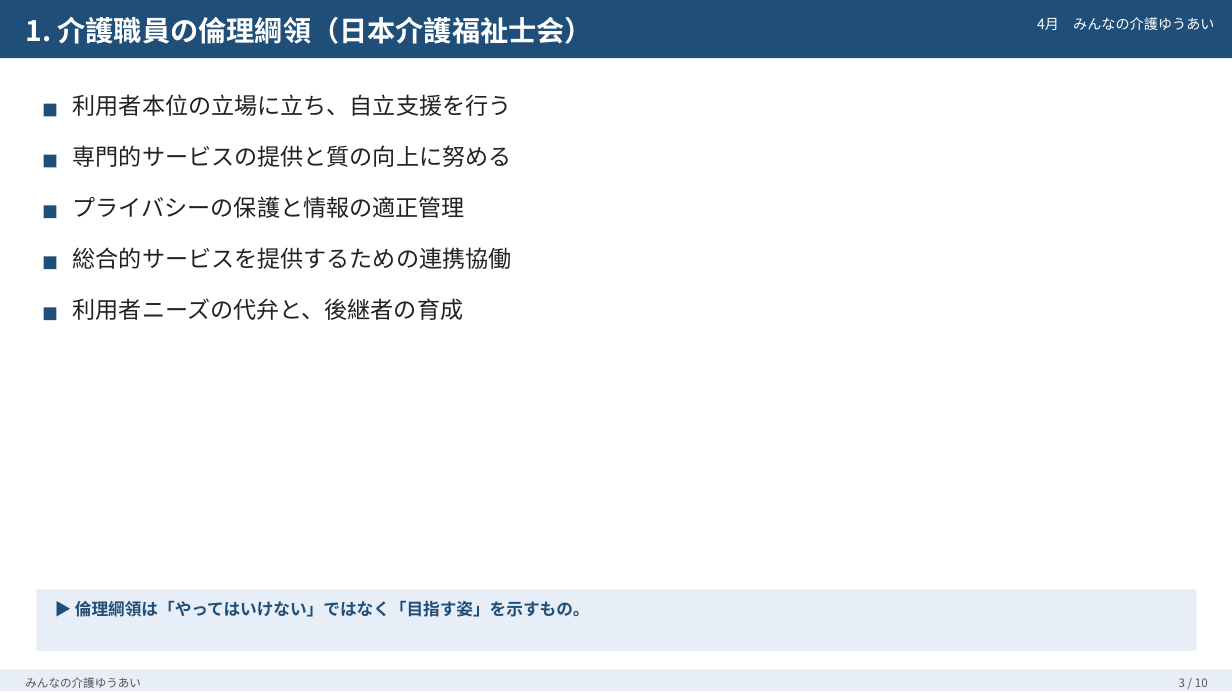
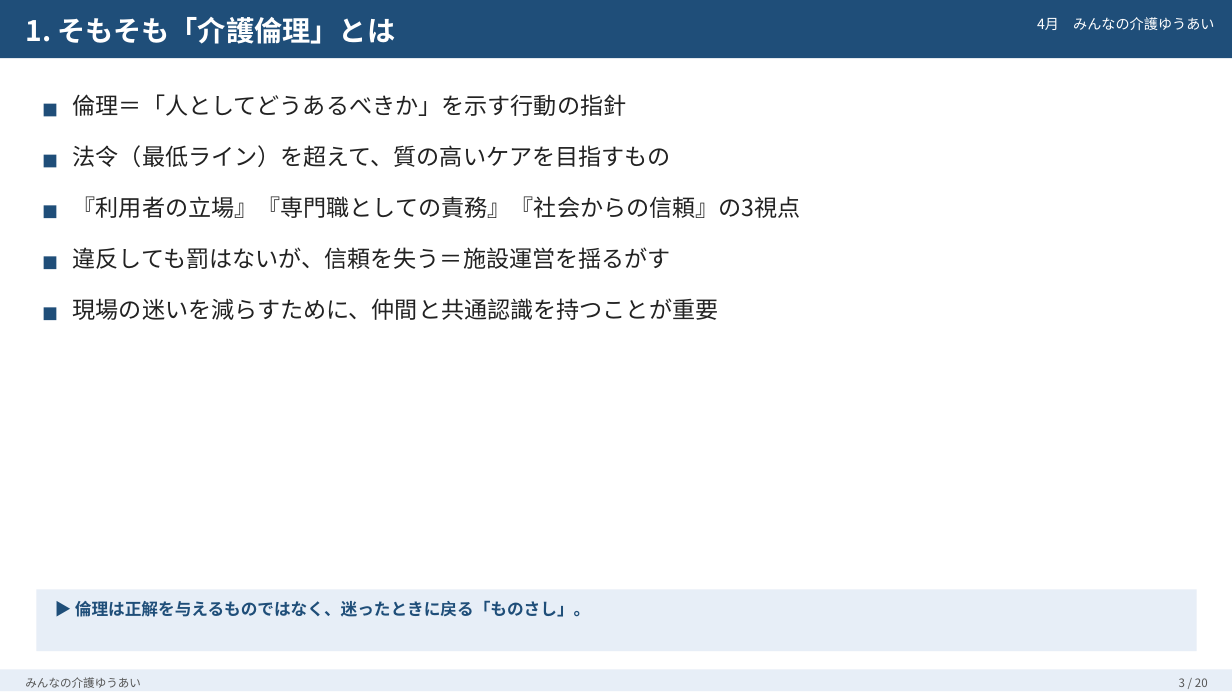
Before and after one commit to migarashi631985-hue/migration-plan, a slide deck: slide 3 of slides/04_倫理・法令遵守.pptx. Drawn at 1232x693 pixels with LibreOffice and Linux fonts; fonts in the diff are those of the drawing. Boxes give left, top, right and bottom in pixels: in the first picture for what was removed or moved away, otherwise in the second. Text is boxed around its words. In the diff, an @@ line names an element or a change of style, - is before the commit and + after.

```diff
--- a/slides/04_倫理・法令遵守.pptx
+++ b/slides/04_倫理・法令遵守.pptx
@@ text at (x1=25, y1=17, x2=396, y2=44): text changed @@
-1. 介護職員の倫理綱領（日本介護福祉士会）
+1. そもそも「介護倫理」とは
@@ text at (x1=73, y1=94, x2=627, y2=116): text changed @@
-利用者本位の立場に立ち、自立支援を行う
+倫理＝「人としてどうあるべきか」を示す行動の指針
@@ text at (x1=73, y1=145, x2=671, y2=167): text changed @@
-専門的サービスの提供と質の向上に努める
+法令（最低ライン）を超えて、質の高いケアを目指すもの
@@ text at (x1=73, y1=196, x2=801, y2=218): text changed @@
-プライバシーの保護と情報の適正管理
+『利用者の立場』『専門職としての責務』『社会からの信頼』の3視点
@@ text at (x1=73, y1=247, x2=671, y2=269): text changed @@
-総合的サービスを提供するための連携協働
+違反しても罰はないが、信頼を失う＝施設運営を揺るがす
@@ text at (x1=73, y1=298, x2=719, y2=320): text changed @@
-利用者ニーズの代弁と、後継者の育成
+現場の迷いを減らすために、仲間と共通認識を持つことが重要
@@ text at (x1=75, y1=600, x2=590, y2=617): text changed @@
-▶ 倫理綱領は「やってはいけない」ではなく「目指す姿」を示すもの。
+▶ 倫理は正解を与えるものではなく、迷ったときに戻る「ものさし」。
@@ text at (x1=1179, y1=678, x2=1208, y2=687): text changed @@
-3 / 10
+3 / 20
```
Also in this commit, not shown: 8 other slides changed, 10 slides added, 2 other files.
